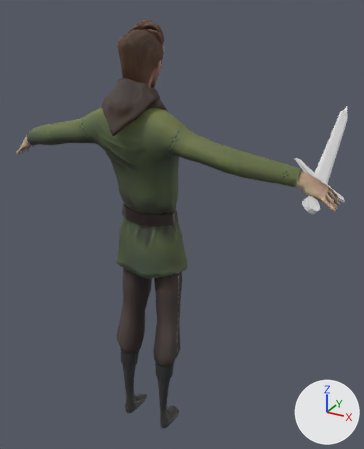
What one commit did to the Blender file Mhmd/Blender/Character/3rd Person/Loco_Items/OneHanded.blend.
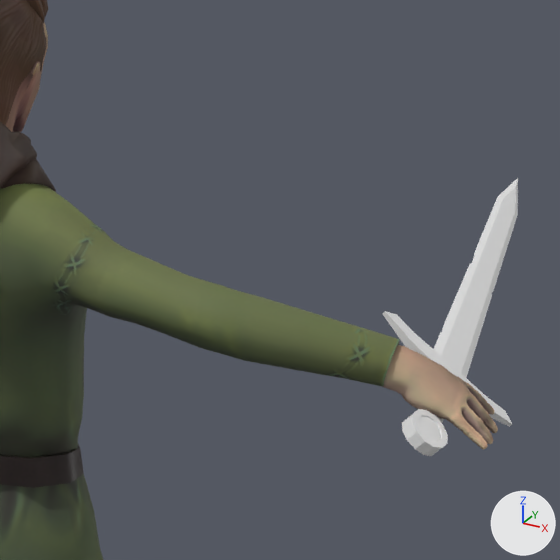
Old and new are each drawn whole from a 50 mm lens placed at (1.062, -1.652, 1.862), pointed at (-0.01, 0.297, 0.888) and again close up on the part from 40% to 100% of the width and 8% to 57% of the height. Lighting does not change. The marker at lower right points along +X, +Y and +Z.

The older version as bpy lines, for what is in view:
```python
me_cube_001 = bpy.data.meshes.new('Cube.001')
me_cube_001.from_pydata(...)  # 275 vertices, 284 faces; spans x -0.099..0.171, y -0.02..0.052, z -0.106..0.796
me_cube_001.materials.append(mat_sword)  # its picture is missing
me_hair_base1_001 = bpy.data.meshes.new('Hair_Base1.001')
me_hair_base1_001.from_pydata(...)  # 5254 vertices, 5305 faces; spans x -0.75..0.75, y -0.122..0.117, z 1.2..1.806
me_hair_base1_001.materials.append(mat_mc_body_002)
me_low_body_003 = bpy.data.meshes.new('low_body.003')
me_low_body_003.from_pydata(...)  # 1823 vertices, 1678 faces; spans x -0.617..0.621, y -0.206..0.126, z 0.792..1.621
me_low_body_003.materials.append(mat_mc_clothing_002)
ob_mc_body_001 = bpy.data.objects.new('mc_body.001', me_hair_base1_001)
ob_mc_body_001.location = (0.0, 0.0, 0.0)
ob_mc_clothing_003 = bpy.data.objects.new('mc_clothing.003', me_low_body_003)
ob_mc_clothing_003.location = (0.0, 0.0, 0.0)
ob_sword = bpy.data.objects.new('sword', me_cube_001)
ob_sword.location = (0.667, 0.035, 1.249)
ob_sword.rotation_euler = (-1.144, 0.488, 0.464)  # degrees (-66, 28, 27)
```
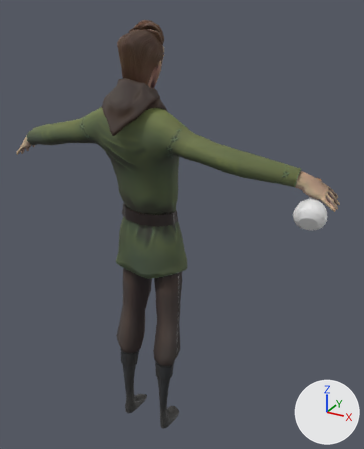
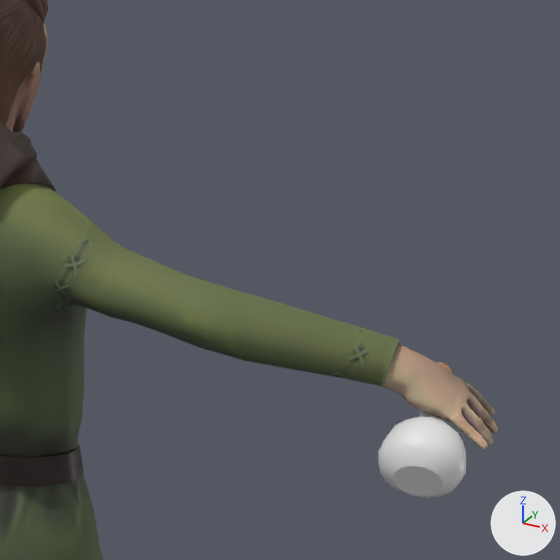
What changed in the scene script:
```text
Add img_t_potion1_norm_png_001:
    img_t_potion1_norm_png_001 = load_image('T_Potion1_Norm.png.001', '../../../../../0_Final Exports/Potion/Potion_T1/T_Potion1_Norm.png', 2048, 2048, 'Non-Color')
Add img_t_potion1_col_png_001:
    img_t_potion1_col_png_001 = load_image('T_Potion1_Col.png.001', '../../../../../0_Final Exports/Potion/Potion_T1/T_Potion1_Col.png', 2048, 2048, 'sRGB')
Add img_t_potion1_col_png:
    img_t_potion1_col_png = load_image('T_Potion1_Col.png', '../../../../../0_Final Exports/Potion/Potion_T1/T_Potion1_Col.png', 2048, 2048, 'sRGB')
Add img_t_potion1_norm_png:
    img_t_potion1_norm_png = load_image('T_Potion1_Norm.png', '../../../../../0_Final Exports/Potion/Potion_T1/T_Potion1_Norm.png', 2048, 2048, 'Non-Color')
Add mat_glass:
    mat_glass = principled_material('glass')
    mat_glass.base_color = (0.8, 0.8, 0.8)  # white #e7e7e7
    mat_glass.roughness = 0.4
Add mat_potion_001:
    mat_potion_001 = bpy.data.materials.new('potion.001')
    # uses the picture img_t_potion1_col_png_001
    # uses the picture img_t_potion1_norm_png_001
Add mat_potion:
    mat_potion = bpy.data.materials.new('potion')
    # uses the picture img_t_potion1_col_png
    # uses the picture img_t_potion1_norm_png
Add me_cylinder_002:
    me_cylinder_002.from_pydata(...)  # 604 vertices, 586 faces; spans x -0.052..0.065, y -0.028..0.088, z -0.126..0.08
    # faces by material slot: [50, 152, 384]
    me_cylinder_002.materials.append(mat_potion_001)
    me_cylinder_002.materials.append(mat_potion)
    me_cylinder_002.materials.append(mat_glass)  # white #e7e7e7
Change ob_sword:
    add ob_sword.hide_set(True)
Add ob_potion_001:
    ob_potion_001 = bpy.data.objects.new('potion.001', me_cylinder_002)
    ob_potion_001.location = (0.667, 0.035, 1.249)
    ob_potion_001.rotation_euler = (-1.144, 0.488, 0.464)  # degrees (-66, 28, 27)
```

Pixel boxes [x1, y1, x2, y2] of what changed, in the close-ups (560 x 560 px):
'sword', hidden
    before: [383, 178, 518, 456]
'potion.001', added
    after: [378, 362, 466, 498]
    faces in mat_glass (white #e7e7e7): [378, 411, 466, 498]
